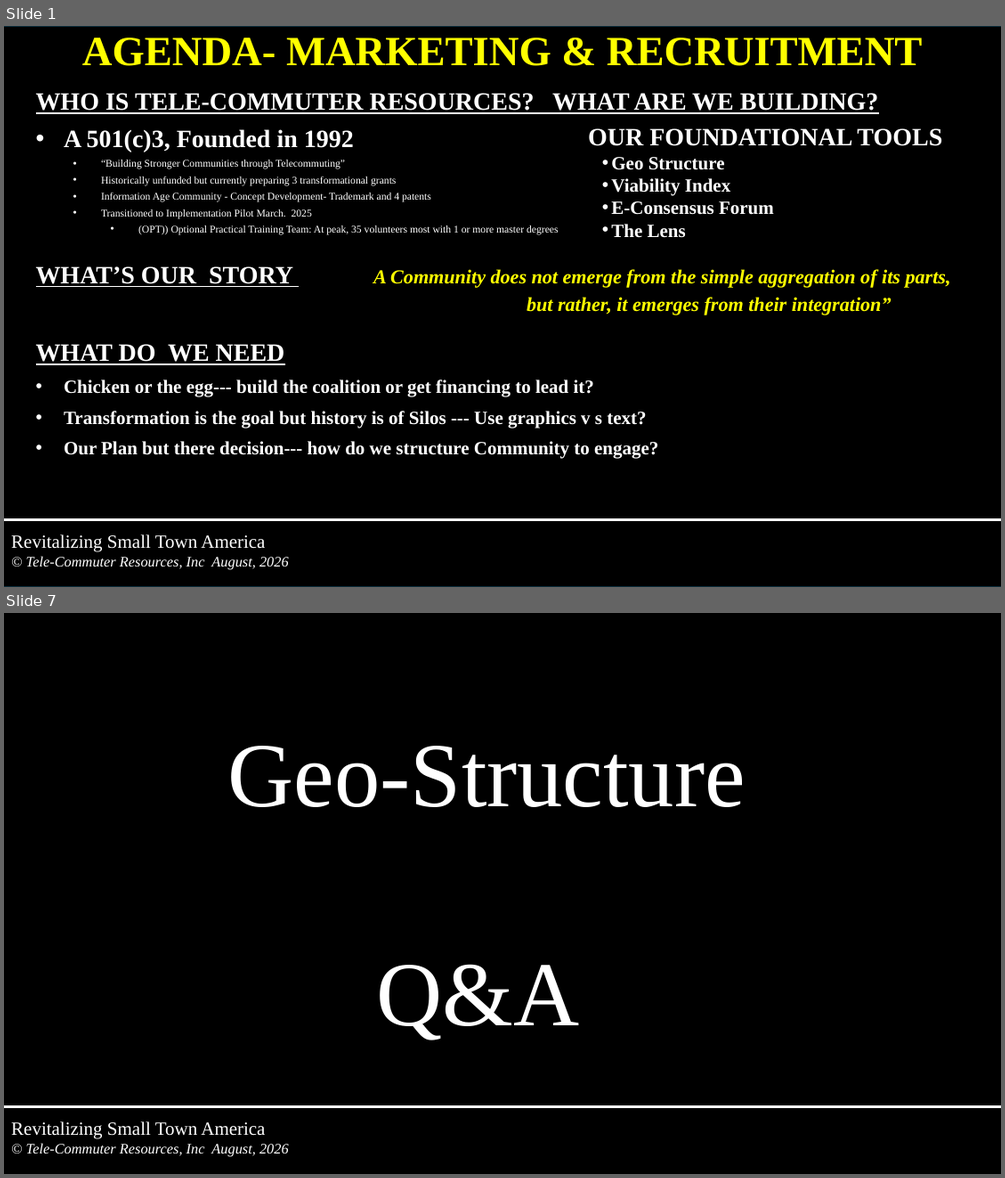
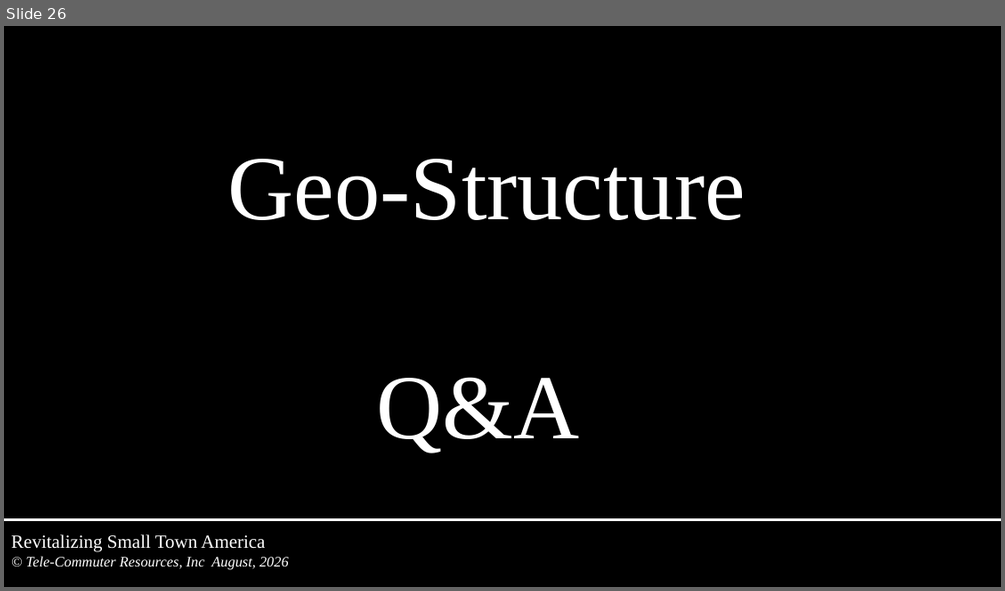
Before and after one commit to tcr-iac/iac-community-portal, a slide deck: files/Tools-Intro-for-Tom.pptx. Shown one above the other, each under a label of ours: slides 1 and 7 before the commit, slide 26 after it; the slides between them are not shown. The pictures are 1005x1178 and 1005x591 pixels, drawn with LibreOffice and Linux fonts; fonts in the diff are those of the drawing. Boxes give left, top, right and bottom in pixels: in the first picture for what was removed or moved away, otherwise in the second. Text is boxed around its words. In the diff, an @@ line names an element or a change of style, - is before the commit and + after.

Commit message:
Update Tools Intro PPT and make adjoining Service Center boundaries viewport-based
- Swap in John's latest Tools Intro PPT (uploaded today with "many changes"),
  replacing the old version under the same filename so the home page logo
  link keeps working
- neighborhood-map.html: adjoining SC boundaries were previously a fixed
  list computed once at load (nearest 6 within a hardcoded radius). Per
  John's request, they're now recomputed on every zoom/pan to show whatever
  Service Centers are actually visible on screen, dropping ones that scroll
  out of view. Fetched boundary geometry is cached per SC so re-showing one
  doesn't refetch it.
- Capped to the nearest 10 on-screen SCs at once — testing showed loading
  20+ simultaneously (e.g. zoomed out to a wide view) crashes the browser
  tab, since each one costs a live TIGERweb fetch plus a client-side
  polygon dissolve

```diff
--- a/files/Tools-Intro-for-Tom.pptx
+++ b/files/Tools-Intro-for-Tom.pptx
@@ slide 1 removed at box(4, 26, 1001, 587), background #000000 @@
@@ rectangle removed at box(4, 26, 1001, 587) @@
@@ subtitle removed at box(82, 38, 922, 66) @@
-AGENDA- MARKETING & RECRUITMENT
@@ text removed at box(36, 93, 951, 459) @@
-WHO IS TELE-COMMUTER RESOURCES? WHAT ARE WE BUILDING?
-• A 501(c)3, Founded in 1992
-  • “Building Stronger Communities through Telecommuting”
-  • Historically unfunded but currently preparing 3 transformational grants
-  • Information Age Community - Concept Development- Trademark and 4 patents
-  • Transitioned to Implementation Pilot March. 2025
-    • (OPT)) Optional Practical Training Team: At peak, 35 volunteers most with 1 or more master degrees
-WHAT’S OUR STORY A Community does not emerge from the simple aggregation of its parts,
-          but rather, it emerges from their integration”
-WHAT DO WE NEED
-• Chicken or the egg--- build the coalition or get financing to lead it?
-• Transformation is the goal but history is of Silos --- Use graphics v s text?
-• Our Plan but there decision--- how do we structure Community to engage?
@@ text removed at box(588, 128, 942, 238) @@
-OUR FOUNDATIONAL TOOLS
-• Geo Structure
-• Viability Index
-• E-Consensus Forum
-• The Lens
@@ line removed from (4, 520) to (1001, 520) @@
@@ text removed at box(11, 534, 289, 570) @@
-Revitalizing Small Town America
-© Tele-Commuter Resources, Inc August, 2026
@@ what was slide 7 is now slide 26 @@
```
Also in this commit, not shown: 14 slides changed, 31 slides added, 1 other slide removed, 1 other file.
